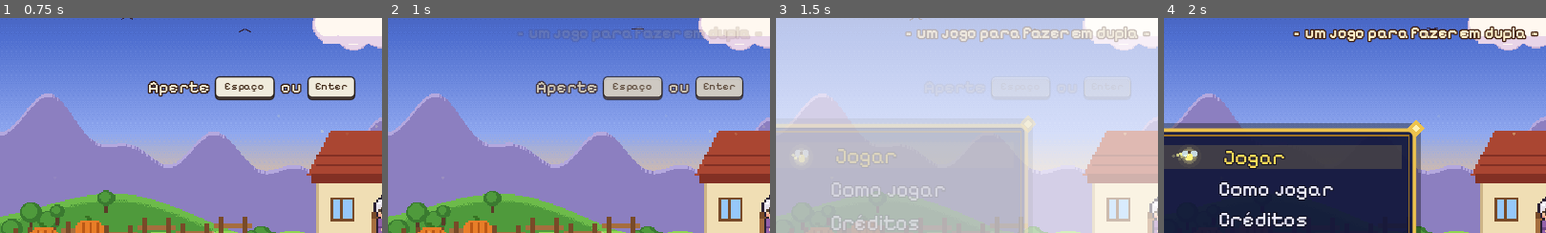
Above: before the commit, frames 1-4 (left to right).
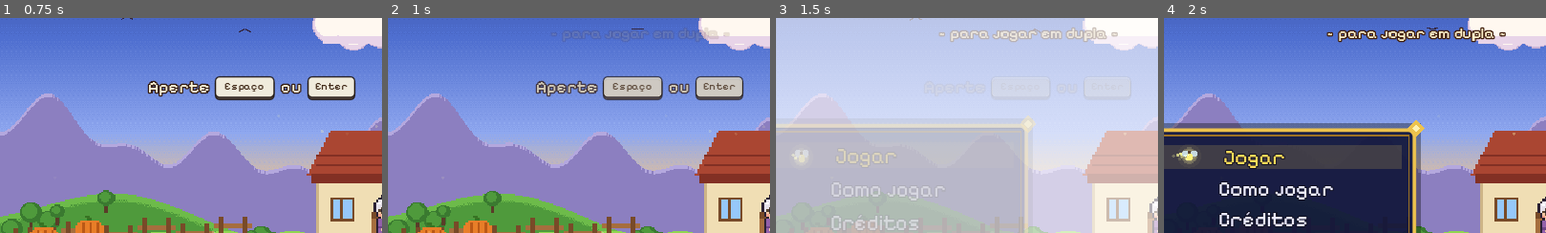
Above: after the commit, the same moments.

Repository: NicolasSimoes/juntos-na-roca
Game: Godot game, scene res://cenas/menu_principal.tscn
The game is run twice, just before and just after one commit, with the same random seed, the same clock (stepped at 60 frames per second) and the same inputs.
Inputs:
- Up to frame 1 (0.75 s): tap Enter (p2_acao) at 0.5 s; hold D (p1_direita) from 0.53 s (still down); tap Space (p1_acao) at 0.6 s
- Up to frame 2 (1 s): keep holding D (p1_direita)
- Up to frame 3 (1.5 s): release D (p1_direita) at 1.28 s; hold S (p1_baixo) from 1.28 s (still down); tap Enter (p2_acao) at 1.35 s
- Up to frame 4 (2 s): keep holding S (p1_baixo)
The pictures show only the part of the screen within x 17-67%, y 26-76%; the shares and areas given below are measured in that part.

Frame 1 is identical in both runs. In frame 2, 0.5% of the frame differs, in the area x 39-98%, y 4-12%; in frame 3, 1.9%; in frame 4, 2.8%, in the area x 33-98%, y 3-12%.

Commit message:
fix(telas): fonte legível em letra pequena e subtítulo mais curto
Co-Authored-By: Claude Opus 5.5 <noreply@anthropic.com>

Diff:
--- a/cenas/creditos.tscn
+++ b/cenas/creditos.tscn
@@ -51,7 +51,7 @@
 [node name="Sub" type="Label" parent="Rolo"]
 layout_mode = 2
 theme_override_font_sizes/font_size = 11
-text = "um jogo para fazer em dupla"
+text = "para jogar em dupla"
 horizontal_alignment = 1
 
 [node name="Espaco1" type="Control" parent="Rolo"]
--- a/scripts/telas/menu_principal.gd
+++ b/scripts/telas/menu_principal.gd
@@ -71,7 +71,7 @@
 	_logo_mat.set_shader_parameter("altura", 60.0)
 	_logo.material = _logo_mat
 	add_child(_logo)
-	_sub = Fontes.rotulo("~ um jogo para fazer em dupla ~", Fontes.pixel(700), 13, Color(1, 0.95, 0.8), 4, Color(0.25, 0.12, 0.05))
+	_sub = Fontes.rotulo("~ para jogar em dupla ~", Fontes.pixel(500), 13, Color(1, 0.95, 0.8), 4, Color(0.25, 0.12, 0.05))
 	_sub.horizontal_alignment = HORIZONTAL_ALIGNMENT_CENTER
 	_sub.position = Vector2(0, 98)
 	_sub.size = Vector2(640, 20)
--- a/scripts/telas/prefacio.gd
+++ b/scripts/telas/prefacio.gd
@@ -123,14 +123,14 @@
 	_final.material = _final_mat
 	_final.modulate.a = 0.0
 	add_child(_final)
-	_aperte = Fontes.rotulo("Aperte Espaço ou Enter!", Fontes.pixel(700), 16, Color(1, 0.97, 0.85), 4, Color(0.2, 0.1, 0.05))
+	_aperte = Fontes.rotulo("Aperte Espaço ou Enter!", Fontes.pixel(500), 16, Color(1, 0.97, 0.85), 4, Color(0.2, 0.1, 0.05))
 	_aperte.horizontal_alignment = HORIZONTAL_ALIGNMENT_CENTER
 	_aperte.position = Vector2(0, 92)
 	_aperte.size = Vector2(640, 20)
 	_aperte.modulate.a = 0.0
 	add_child(_aperte)
 
-	_pular = Fontes.rotulo("Espaço ou Enter: pular", Fontes.pixel(700), 10, Color(1, 1, 1, 0.75), 3, Color(0.1, 0.08, 0.15))
+	_pular = Fontes.rotulo("Espaço ou Enter: pular", Fontes.pixel(500), 10, Color(1, 1, 1, 0.75), 3, Color(0.1, 0.08, 0.15))
 	_pular.horizontal_alignment = HORIZONTAL_ALIGNMENT_RIGHT
 	_pular.position = Vector2(440, 6)
 	_pular.size = Vector2(194, 14)
